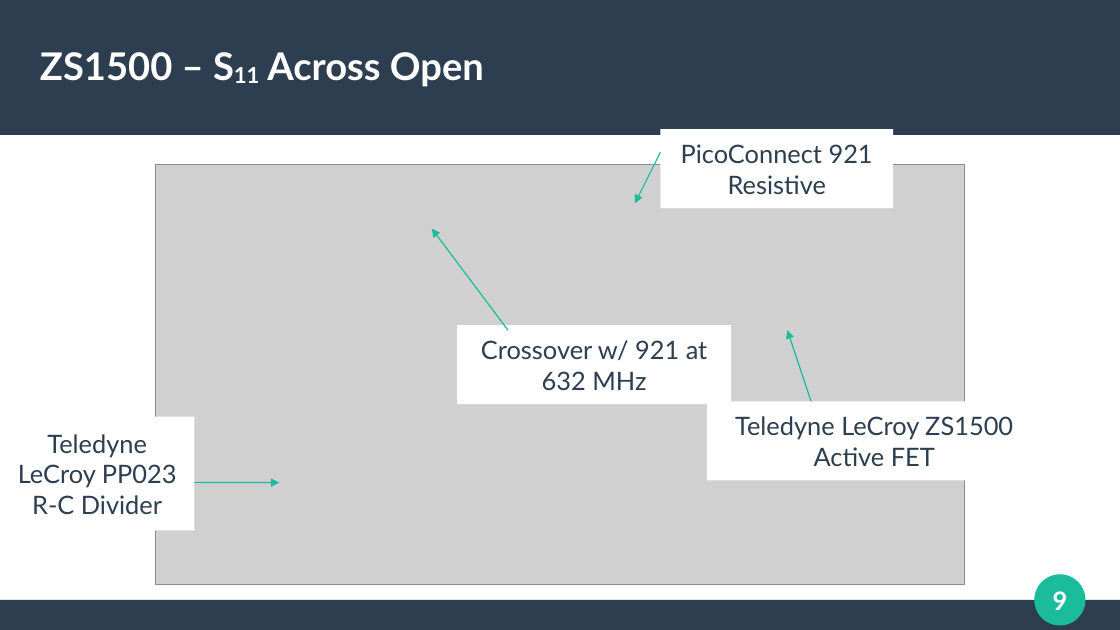
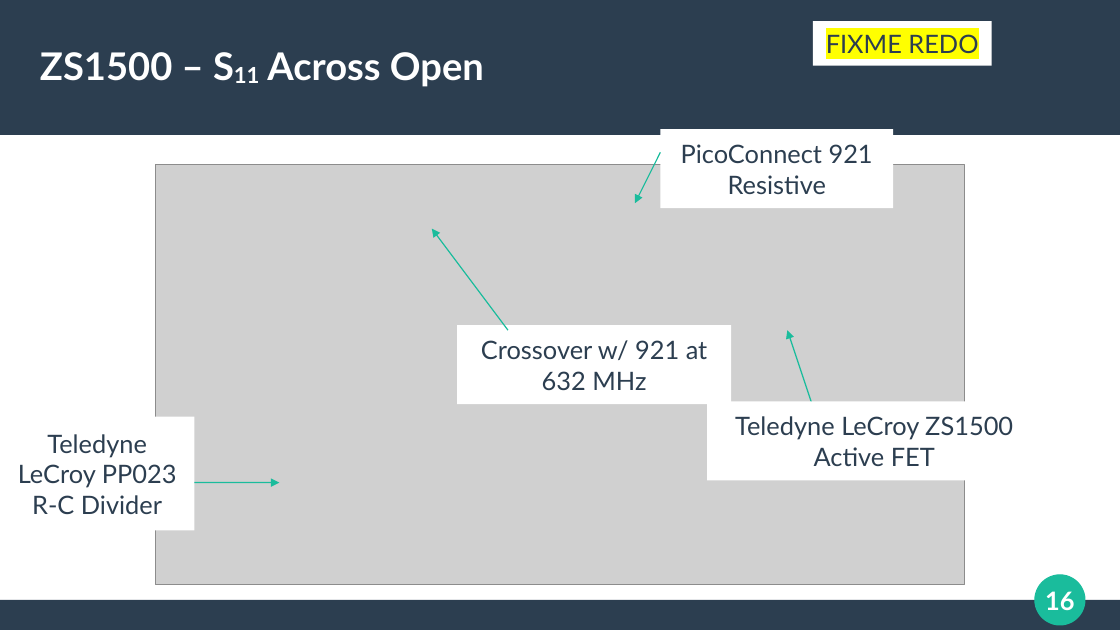
Before and after one commit to azonenberg/electronics-training, a slide deck: slide 16 of oscilloscope-probing/sec04-hiz-active.odp (slide 9 before the commit). Drawn at 1120x630 pixels with LibreOffice and Linux fonts; fonts in the diff are those of the drawing; grey boxes stand for pictures. Boxes give left, top, right and bottom in pixels: in the first picture for what was removed or moved away, otherwise in the second. Text is boxed around its words. In the diff, an @@ line names an element or a change of style, - is before the commit and + after.

```diff
--- a/oscilloscope-probing/sec04-hiz-active.odp
+++ b/oscilloscope-probing/sec04-hiz-active.odp
@@ rectangle added at bbox=[813, 21, 992, 66], fill #FFFFFF, 18 pt, text #2C3E50 @@
+FIXME REDO
@@ page number at bbox=[1045, 591, 1074, 610]: text changed @@
-9
+16
```
Also in this commit, not shown: 2 other slides changed, 9 slides added, 5 other files.
